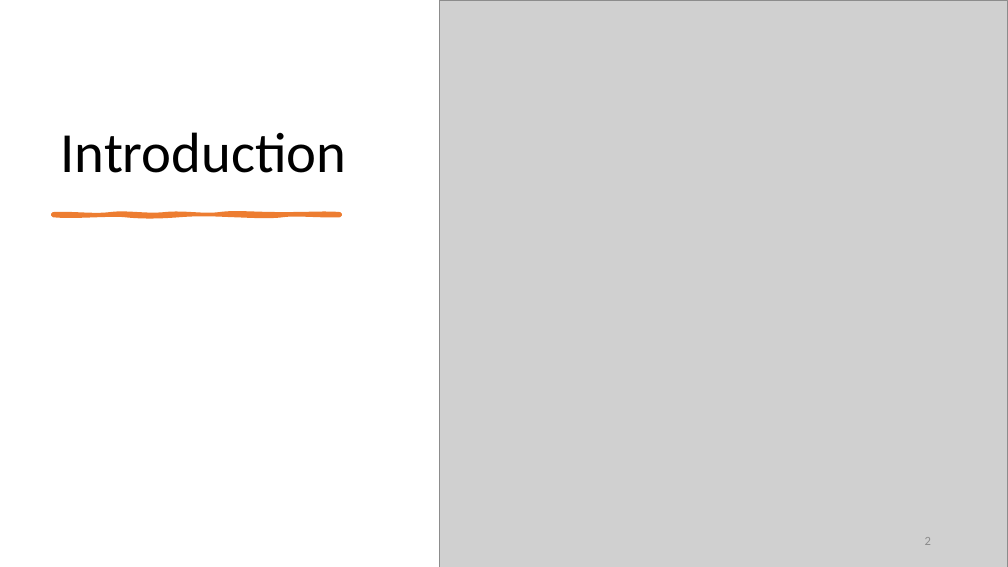
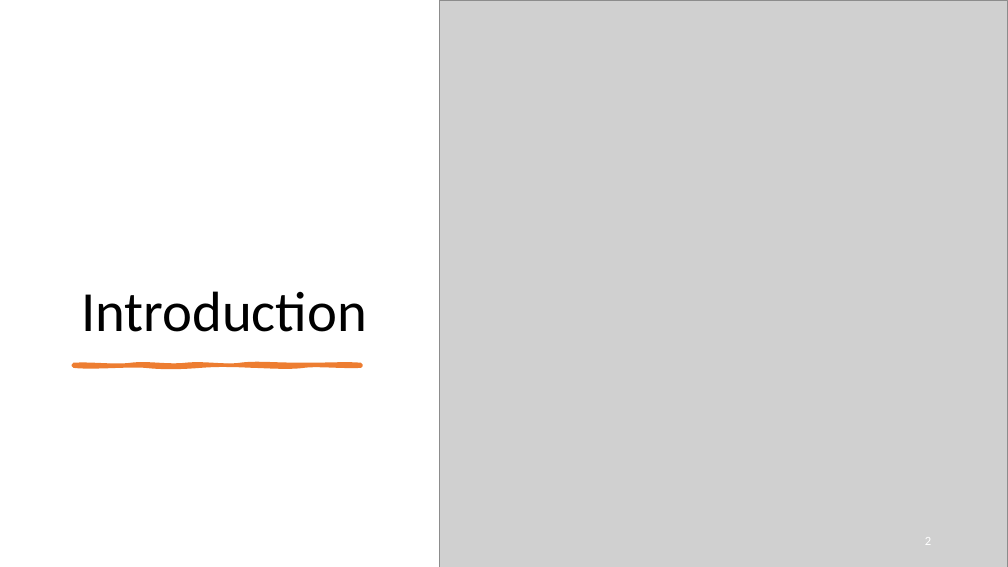
Before and after one commit to EliAd152693/OpenclassroomsProjet5, a slide deck: slide 2 of OC_IML_P5_Presentation.pptx. Drawn at 1008x567 pixels with LibreOffice and Linux fonts; fonts in the diff are those of the drawing; grey boxes stand for pictures. Boxes give left, top, right and bottom in pixels: in the first picture for what was removed or moved away, otherwise in the second. Text is boxed around its words. In the diff, an @@ line names an element or a change of style, - is before the commit and + after.

```diff
--- a/OC_IML_P5_Presentation.pptx
+++ b/OC_IML_P5_Presentation.pptx
@@ title "Introduction": place and size @@
-title "Introduction" at [60,132,346,173]
+title "Introduction" at [81,291,367,332]
@@ freeform shape: place and size @@
-freeform shape at [53,214,340,216]
+freeform shape at [73,364,361,366]
@@ page number at [925,540,931,545]: text colour #8C8C8C to #FFFFFF; more space between paragraphs @@
```
Also in this commit, not shown: 5 other slides changed, 18 slides added, 7 slides removed, 5 other files.
